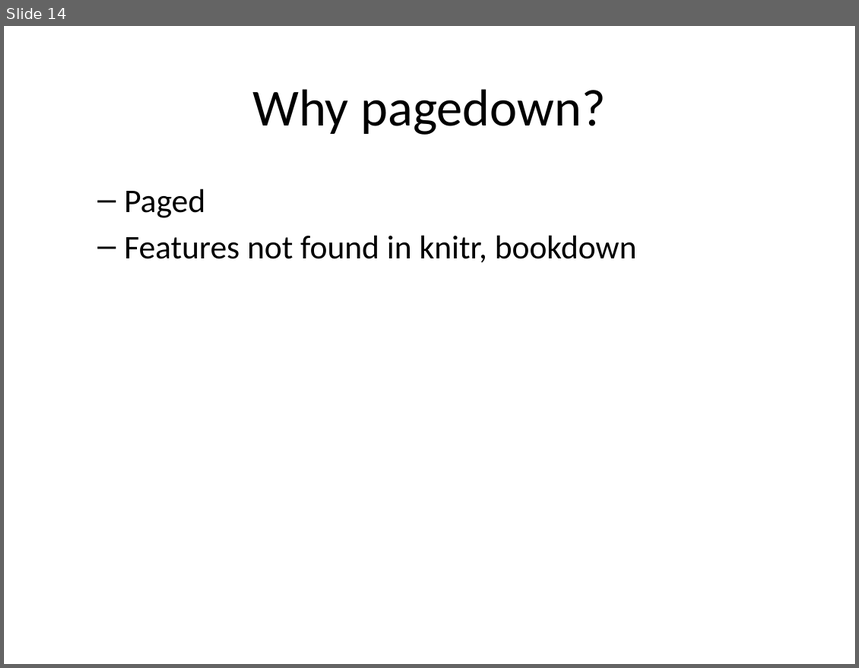
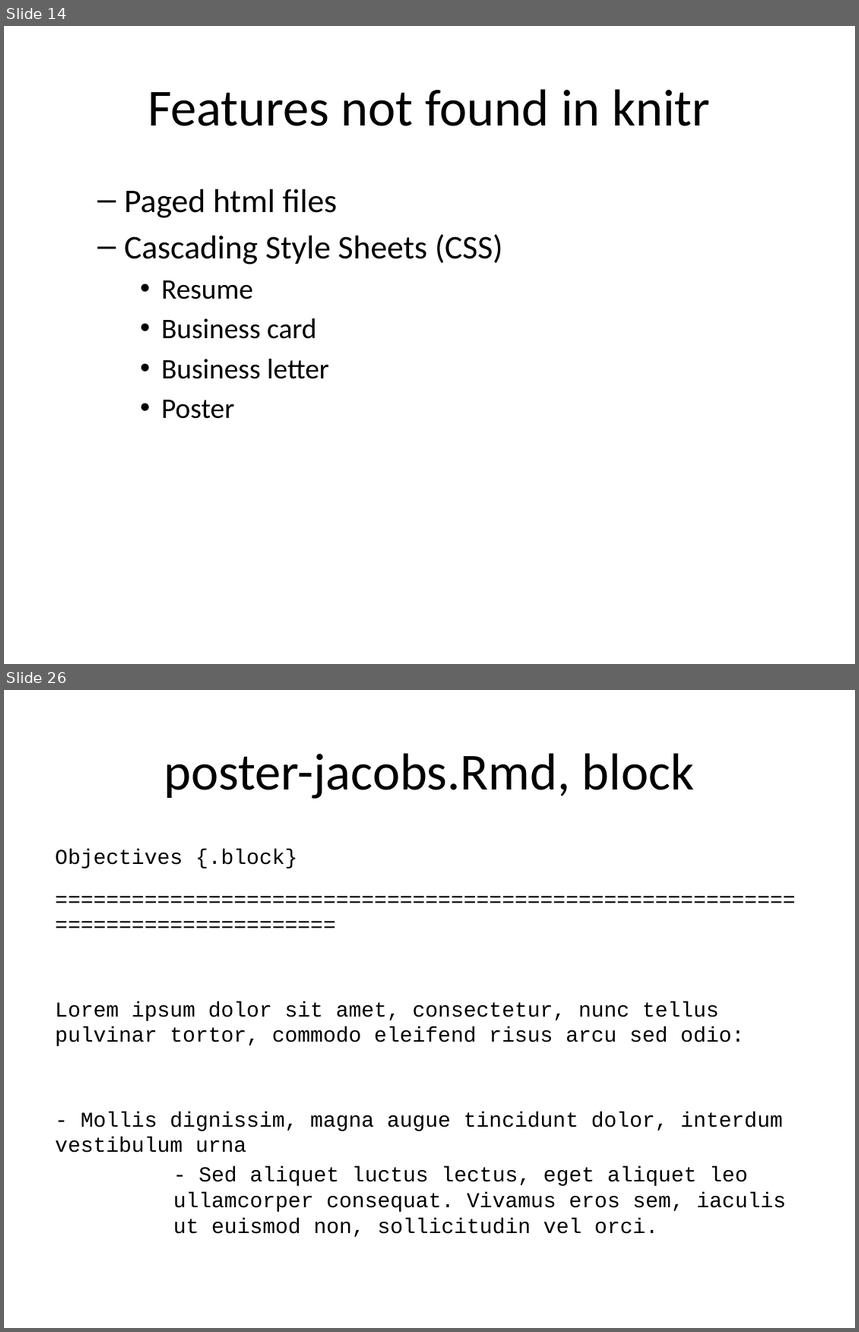
Before and after one commit to pmean/posters-with-pagedown, a slide deck: src/posters.pptx. Shown one above the other, each under a label of ours: slide 14 before the commit, slides 14 and 26 after it; the slides between them are not shown. The pictures are 859x668 and 859x1332 pixels, drawn with LibreOffice and Linux fonts; fonts in the diff are those of the drawing. Boxes give left, top, right and bottom in pixels: in the first picture for what was removed or moved away, otherwise in the second. Text is boxed around its words. In the diff, an @@ line names an element or a change of style, - is before the commit and + after.

Commit message:
Integrated text from poster-jacobs

```diff
--- a/src/posters.pptx
+++ b/src/posters.pptx
@@ slide 26 added at bbox=[4, 690, 855, 1328], background #FFFFFF @@
@@ title added at bbox=[164, 753, 695, 799], 44 pt, text #000000 @@
+poster-jacobs.Rmd, block
@@ text added at bbox=[55, 849, 787, 1237], 18 pt, text #000000 @@
+Objectives {.block}
+================================================================================
+Lorem ipsum dolor sit amet, consectetur, nunc tellus pulvinar tortor, commodo eleifend risus arcu sed odio:
+- Mollis dignissim, magna augue tincidunt dolor, interdum vestibulum urna
+- Sed aliquet luctus lectus, eget aliquet leo ullamcorper consequat. Vivamus eros sem, iaculis ut euismod non, sollicitudin vel orci.
@@ slide 14 changed as well @@
@@ title at bbox=[148, 89, 710, 126]: text changed @@
-Why pagedown?
+Features not found in knitr
@@ text at bbox=[124, 189, 503, 419]: text changed @@
-  – Paged
-  – Features not found in knitr, bookdown
+  – Paged html files
+  – Cascading Style Sheets (CSS)
+    • Resume
+    • Business card
+    • Business letter
+    • Poster
```
Also in this commit, not shown: 2 other slides changed, 19 other slides added, 7 other files.
